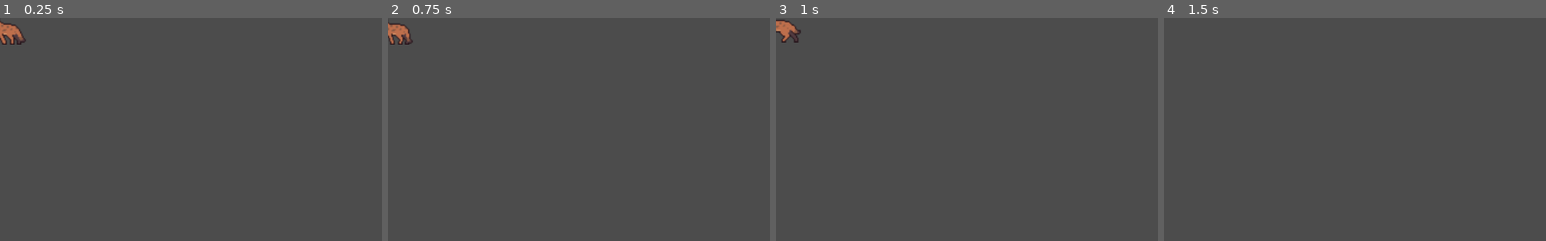
Above: before the commit, frames 1-4 (left to right).
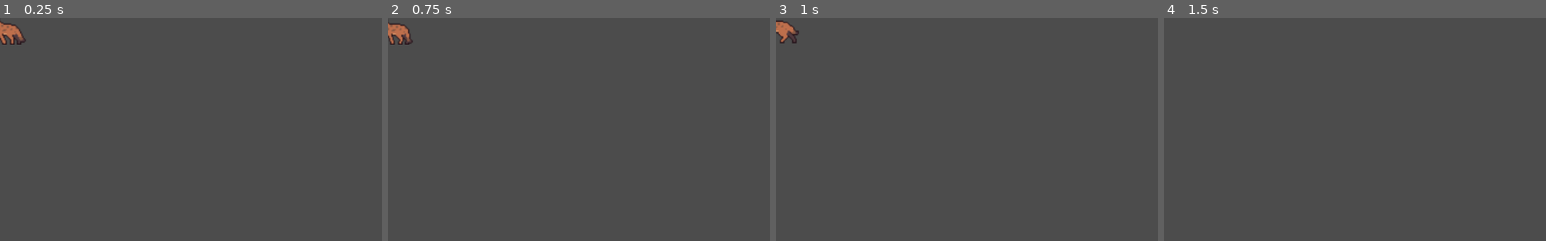
Above: after the commit, the same moments.

Repository: Poissecaille/EcoSimulator
Game: Godot game, scene res://Entities/Animals/Hyena.tscn
Same seed, same stepped clock (60 frames per second), same inputs: the game is played once before the commit and once after it. This scene is started directly instead of the project's main scene.
Inputs (mouse positions are % of the whole screen's width and height, from its top left):
- Up to frame 1 (0.25 s): no input
- Up to frame 2 (0.75 s): tap Enter at 0.5 s; move the mouse to (72, 45) at 0.52 s; hold Right (move_right) from 0.53 s (still down); hold T from 0.53 s (still down); click (72, 45) at 0.67 s
- Up to frame 3 (1 s): keep holding Right (move_right); keep holding T
- Up to frame 4 (1.5 s): move the mouse to (30, 55) at 1.27 s; release Right (move_right) at 1.28 s; release T at 1.28 s; hold Down (move_down) from 1.28 s (still down); tap Y at 1.35 s
The pictures show only the part of the screen within x 0-50%, y 0-50%; the shares and areas given below are measured in that part.

Frames 1-2 are identical in both runs. In frame 3, 0.3% of the frame differs, in the area x 0-7%, y 0-12%; in frame 4, nothing differs.

Commit message:
Added mating for hyenas

Diff:
--- a/GODOT/Entities/Animals/Animal.gd
+++ b/GODOT/Entities/Animals/Animal.gd
@@ -76,8 +76,8 @@
 				velocity = velocity.normalized() * (speed*4)
 		if is_stuck():
 			while (is_stuck()):
-				position.x = position.x + 10
-				position.y = position.y + 10
+				position.x = position.x + 5
+				position.y = position.y + 5
 		move_and_collide(velocity*delta)
 
 func process_inputs():
--- a/GODOT/Entities/Animals/Hyena.gd
+++ b/GODOT/Entities/Animals/Hyena.gd
@@ -61,6 +61,9 @@
 	return false
 
 func _on_FOVPolygon_body_entered(body):
+	if (body == self):
+		return
+
 	if("Sheep" in body.name):
 		if (want_hunt()):
 			$FOVPolygon.set_deferred("monitoring", false)
@@ -70,11 +73,13 @@
 			$HuntTimer.start()
 
 	if("Hyena" in body.name):
-		if (want_mate()):
+		print(want_mate())
+		if (want_mate() && $MateCooldownTimer.time_left == 0):
 			$FOVPolygon.set_deferred("monitoring", false)
-			Behavior = BEHAVIOR.MATE
 			$CollisionShape2D.set_deferred("disabled", true)
 			self.target=weakref(body)
+			self.target.get_ref().Behavior = BEHAVIOR.MATE
+			$MateTimer.set_wait_time(10)
 			$MateTimer.start()
 
 func _on_HuntTimer_timeout():
@@ -93,8 +98,8 @@
 
 
 func _on_MovementTimer_timeout():
-	velocity.x=rng.randi_range(-2,2)
-	velocity.y=rng.randi_range(-2,2)
+	velocity.x=rng.randi_range(-1,1)
+	velocity.y=rng.randi_range(-1,1)
 
 func start_mate_cooldown():
 	if ($MateCooldownTimer.time_left >= 0):
@@ -103,16 +108,19 @@
 		$MateCooldownTimer.start()
 
 func _on_MateTimer_timeout():
-	$FOVPolygon.set_deferred("monitoring",true)
-	if self.targetNode.get_ref() != null:
-		var tmp1 = pow((self.targetNode.position.x - position.x),2)
-		var tmp2 = pow((self.targetNode.position.y - position.y),2)
-		if sqrt( tmp1 + tmp2 )< $FOVPolygon.hearing_distance:
-			var child = get_parent().spawn_animal("Hyena", position.x, position.y)
-			child.start_mate_cooldown()
-			if self.targetNode.State == STATE.INFECTED:
-				State = STATE.INFECTED
-		self.start_mate_cooldown()
-		self.targetNode.start_mate_cooldown()
-	Behavior = BEHAVIOR.NORMAL
-	$CollisionShape2D.set_deferred("disabled",false)
+	if self != null:
+		$FOVPolygon.set_deferred("monitoring",true)
+		if self.targetNode != null:
+			var tmp1 = pow((self.targetNode.position.x - position.x),2)
+			var tmp2 = pow((self.targetNode.position.y - position.y),2)
+			if sqrt( tmp1 + tmp2 )< $FOVPolygon.hearing_distance:
+				var child = get_parent().spawn_animal("Hyena", position.x, position.y)
+				child.start_mate_cooldown()
+				if self.targetNode.State == STATE.INFECTED:
+					State = STATE.INFECTED
+			self.start_mate_cooldown()
+			self.targetNode.Behavior = BEHAVIOR.NORMAL
+			self.targetNode.start_mate_cooldown()
+
+		Behavior = BEHAVIOR.NORMAL
+		$CollisionShape2D.set_deferred("disabled",false)
--- a/GODOT/Entities/Animals/Hyena.tscn
+++ b/GODOT/Entities/Animals/Hyena.tscn
@@ -149,12 +149,14 @@
 } ]
 
 [node name="Hyena" type="KinematicBody2D"]
-collision_layer = 2
+collision_layer = 3
 script = ExtResource( 1 )
 
 [node name="FOVPolygon" type="Area2D" parent="."]
 collision_layer = 2
 script = ExtResource( 6 )
+hearing_distance = 70
+view_distance = 200
 
 [node name="VisionCollision" type="CollisionShape2D" parent="FOVPolygon"]
 shape = SubResource( 27 )
--- a/GODOT/Entities/Animals/Sheep.gd
+++ b/GODOT/Entities/Animals/Sheep.gd
@@ -40,8 +40,8 @@
 	if(resting):
 		velocity = Vector2.ZERO
 	else :
-		velocity.x=rng.randi_range(-2,2)
-		velocity.y=rng.randi_range(-2,2)
+		velocity.x=rng.randi_range(-1,1)
+		velocity.y=rng.randi_range(-1,1)
 	resting = not resting
 
 func _on_PanicTimer_timeout():
--- a/GODOT/Entities/Animals/Sheep.tscn
+++ b/GODOT/Entities/Animals/Sheep.tscn
@@ -128,7 +128,7 @@
 collision_mask = 2
 script = ExtResource( 3 )
 fov_radius = 200
-hearing_distance = 50
+hearing_distance = 40
 view_distance = 100
 
 [node name="VisionCollision" type="CollisionShape2D" parent="FOVPolygon"]
--- a/GODOT/Terrain.gd
+++ b/GODOT/Terrain.gd
@@ -10,8 +10,8 @@
 
 var tree_level = 0.3
 var water_level = -0.3
-export var sheep_number = 15
-export var hyena_number = 15
+export var sheep_number = 0
+export var hyena_number = 30
 
 func fill_ocean():
 	var ocean = get_node("Ocean")
